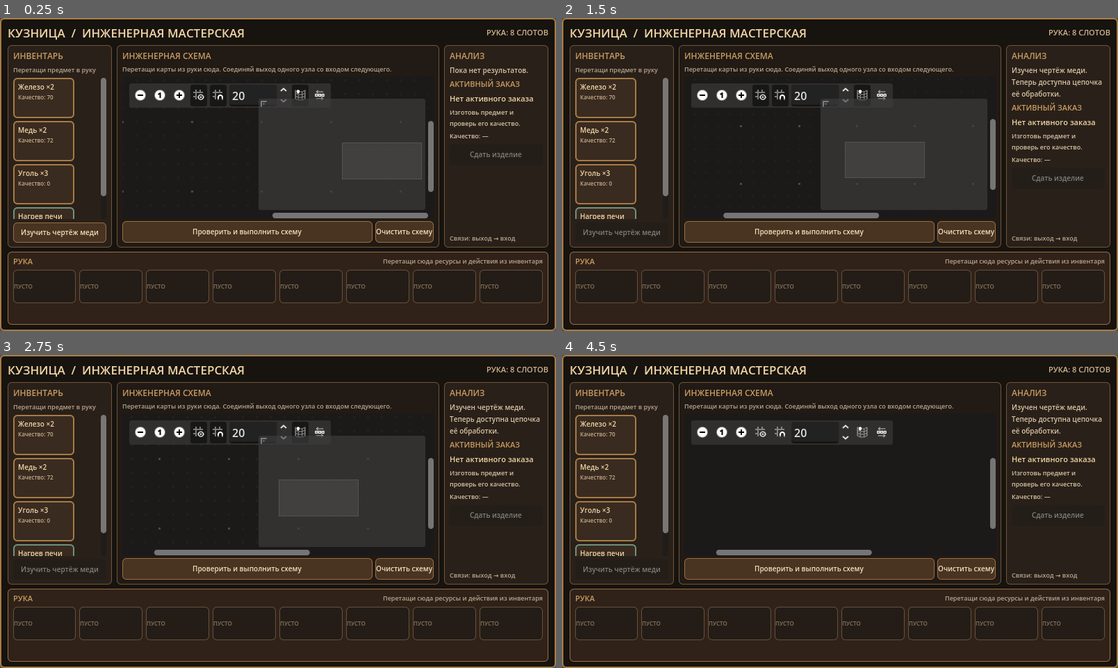
Above: before the commit, frames 1-4 (two rows, left to right).
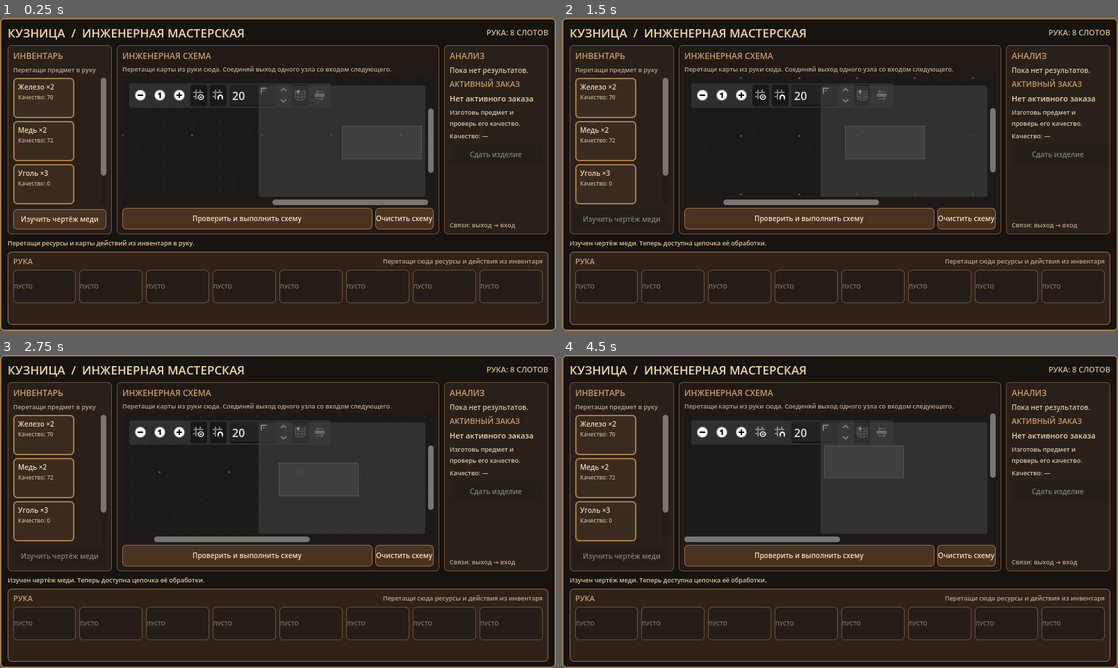
Above: after the commit, the same moments.

Repository: Blyaprint/10-ways
Game: Godot game, scene res://scenes/EngineeringWorkbench.tscn
Same seed, same stepped clock (60 frames per second), same inputs: the game is played once before the commit and once after it. This scene is started directly instead of the project's main scene.
Inputs (mouse positions are in pixels of both pictures, inside the frame that each line leads up to):
- Up to frame 1 (0.25 s): no input
- Up to frame 2 (1.5 s): click "Изучить чертёж меди" at 0.5 s; click (701, 96) at 1.25 s
- Up to frame 3 (2.75 s): click (177, 433) at 2 s
- Up to frame 4 (4.5 s): click (762, 433) at 2.75 s; click (778, 433) at 3.5 s; click (862, 433) at 4.25 s

The runs differ from the first frame. In frame 1, 8.0% of the frame differs, in the area x 1-99%, y 21-74%; in frame 2, 8.4%; in frame 3, 8.4%; in frame 4, 9.8%, in the area x 1-99%, y 15-74%.

Commit message:
Add crafting status feedback to engineering workbench

Diff:
--- a/scripts/EngineeringWorkbench.gd
+++ b/scripts/EngineeringWorkbench.gd
@@ -220,6 +220,10 @@
 	side_body.add_child(spacer)
 	side_body.add_child(_label("Связи: выход → вход", 9, Color("#b8a58d")))
 
+	status_label = _label("Перетащи ресурсы и карты действий из инвентаря в руку.", 9, Color("#e7c78d"))
+	status_label.autowrap_mode = TextServer.AUTOWRAP_WORD_SMART
+	root.add_child(status_label)
+
 	hand_zone = DropZone.new()
 	hand_zone.host = self
 	hand_zone.zone_kind = "hand"
